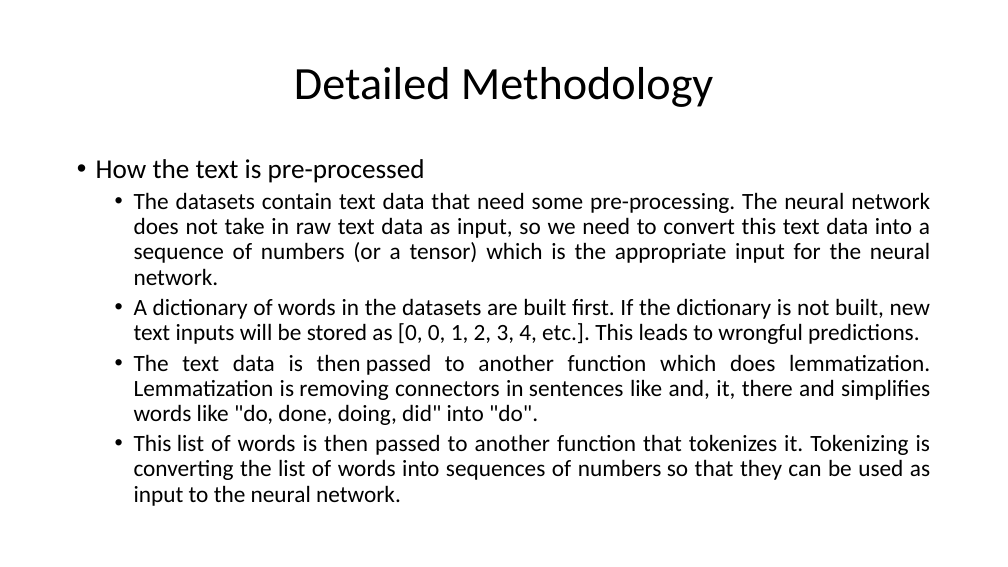
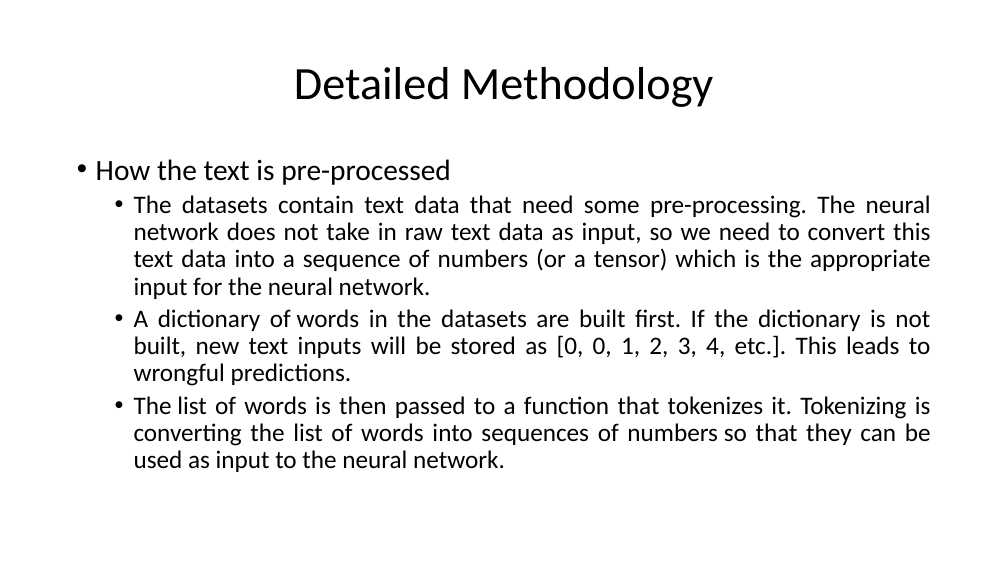
Before and after one commit to HarshaKy/text-classifier, a slide deck: slide 16 of docs/presentation/Presentation.pptx (slide 14 before the commit). Drawn at 1008x567 pixels with LibreOffice and Linux fonts; fonts in the diff are those of the drawing. Boxes give left, top, right and bottom in pixels: in the first picture for what was removed or moved away, otherwise in the second. Text is boxed around its words. In the diff, an @@ line names an element or a change of style, - is before the commit and + after.

```diff
--- a/docs/presentation/Presentation.pptx
+++ b/docs/presentation/Presentation.pptx
@@ text at (x1=96, y1=159, x2=931, y2=386): size 25.9 to 28 pt in "How the text is pre-processed"; size 22.2 to 24 pt in "The datasets contain text data that need ...", "A dictionary of words in the datasets ..." @@
@@ text at (x1=134, y1=396, x2=931, y2=472): text changed; size 22.2 to 24 pt @@
-  • The text data is then passed to another function which does lemmatization. Lemmatization is removing connectors in sentences like and, it, there and simplifies words like "do, done, doing, did" into "do".
-  • This list of words is then passed to another function that tokenizes it. Tokenizing is converting the list of words into sequences of numbers so that they can be used as input to the neural network.
+  • The list of words is then passed to a function that tokenizes it. Tokenizing is converting the list of words into sequences of numbers so that they can be used as input to the neural network.
```
Also in this commit, not shown: 14 other slides changed, 2 slides added, 1 slide removed.
